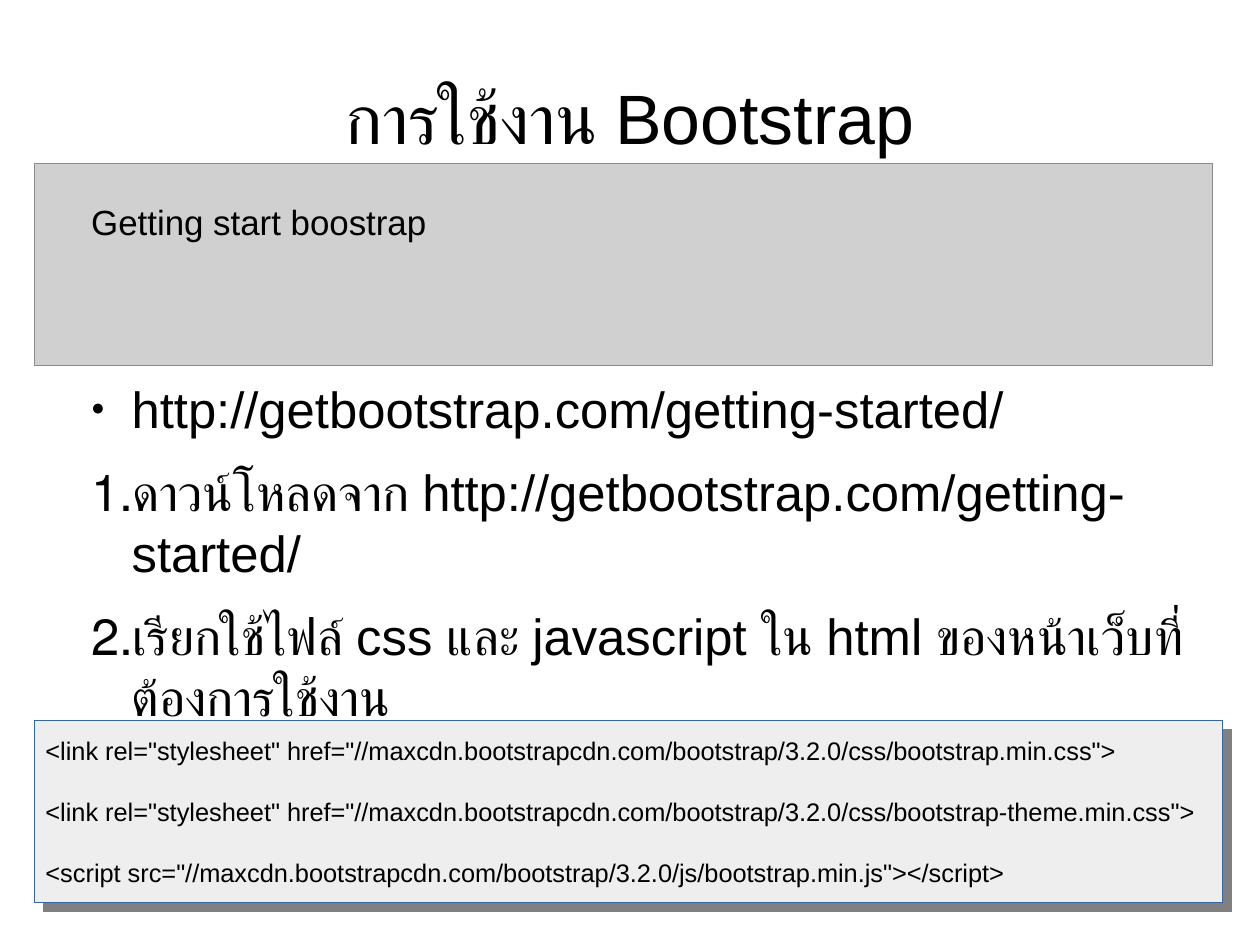
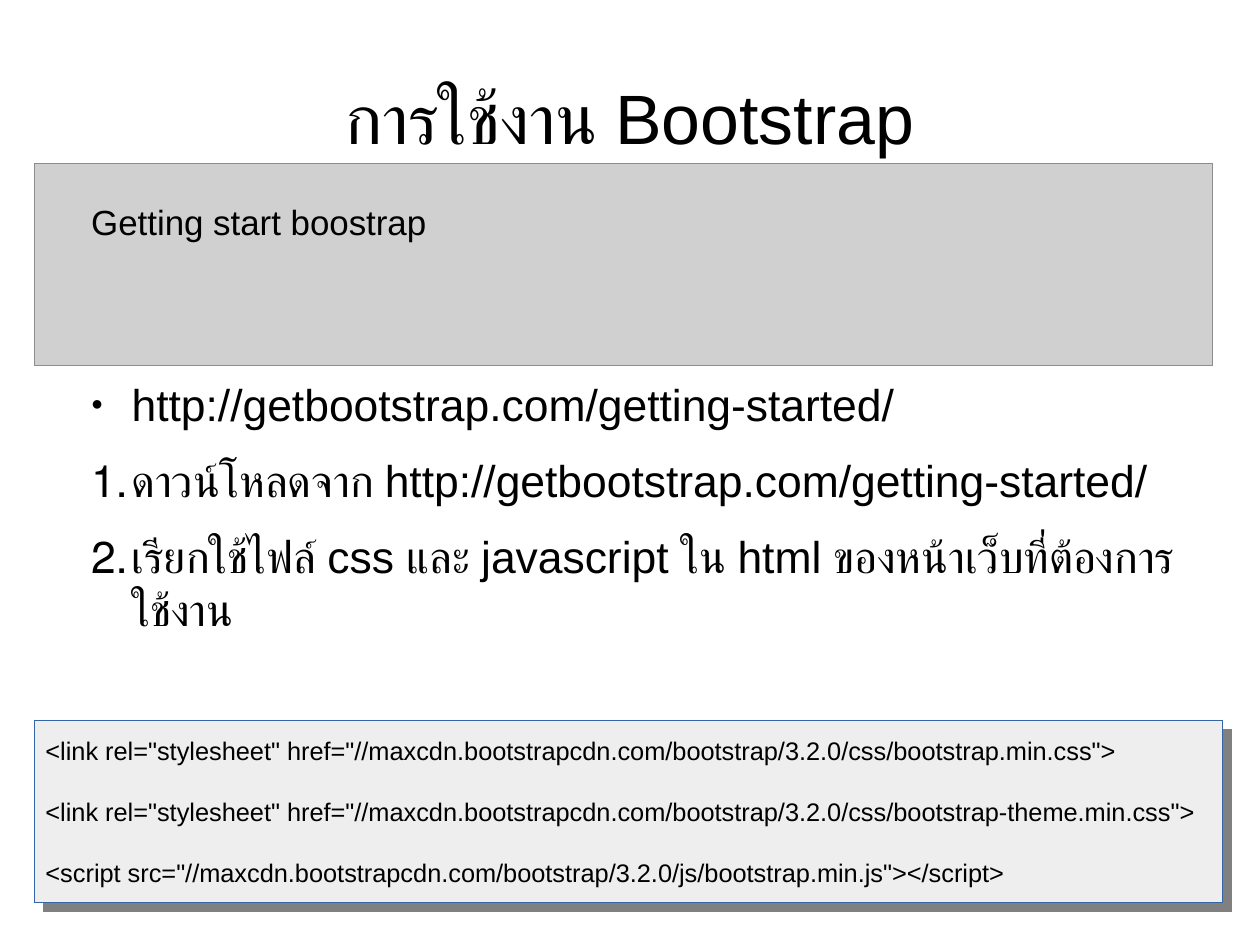
Before and after one commit to expstudio/Laravel-Course-Material, a slide deck: slide 12 of slide course.odp. Drawn at 1260x945 pixels with LibreOffice and Linux fonts; fonts in the diff are those of the drawing; grey boxes stand for pictures. Boxes give left, top, right and bottom in pixels: in the first picture for what was removed or moved away, otherwise in the second. Text is boxed around its words. In the diff, an @@ line names an element or a change of style, - is before the commit and + after.

```diff
--- a/slide course.odp
+++ b/slide course.odp
@@ text "http://getbootstrap.com/getting-started/" at [132,388,1175,627]: size 32 to 28 pt @@
```
Also in this commit, not shown: 2 other slides changed, 2 other files.
